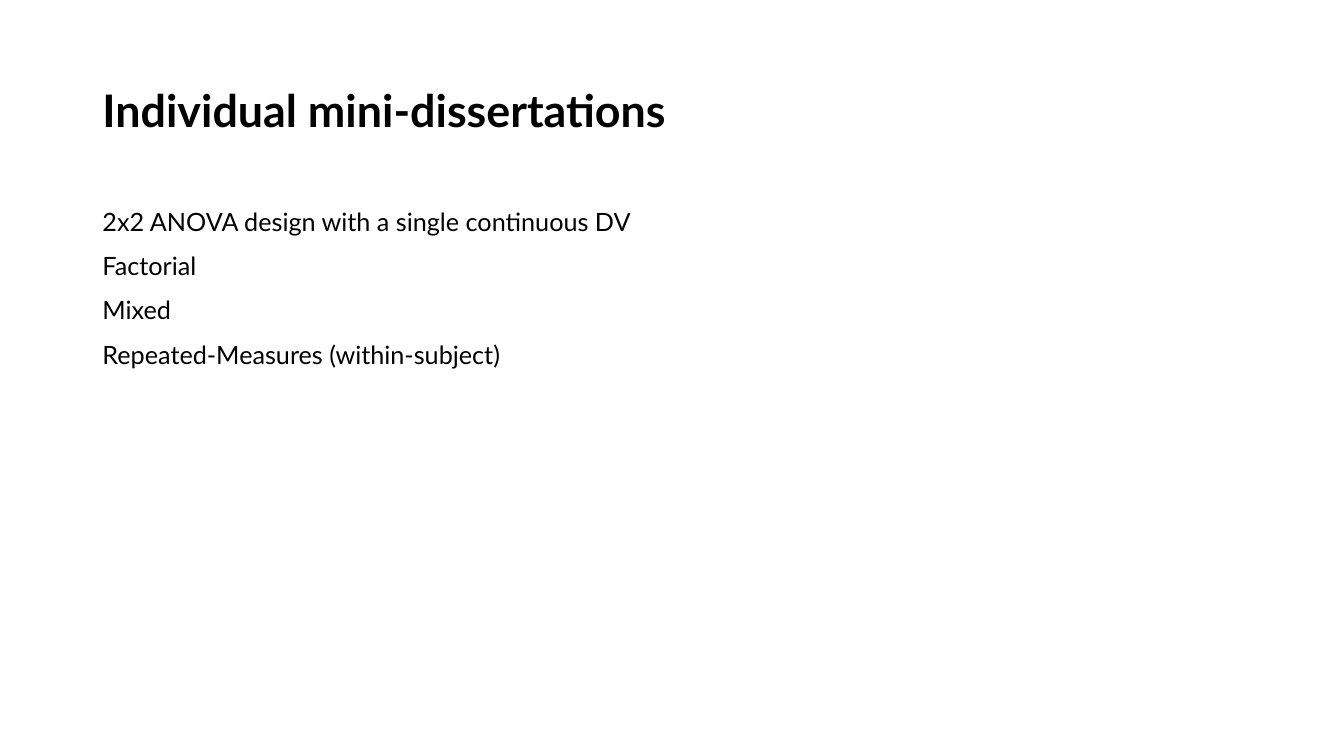
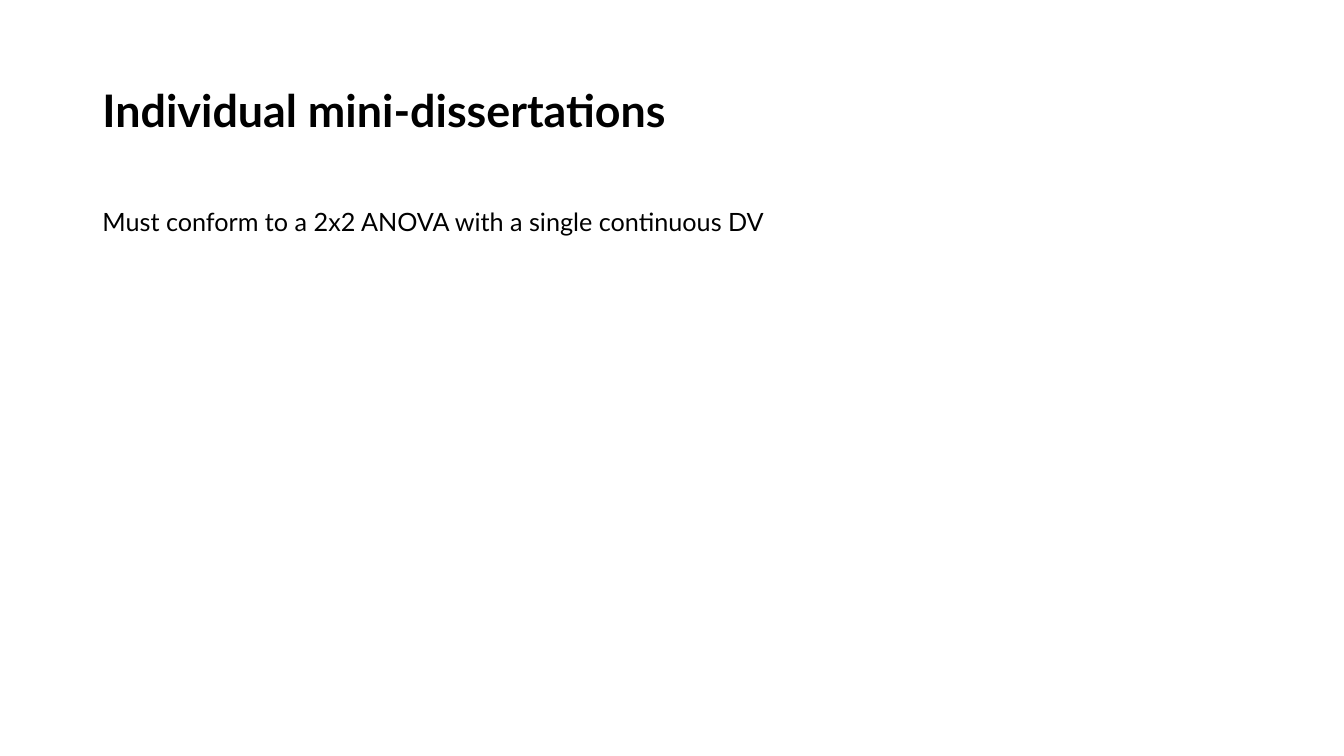
Before and after one commit to LittleMonkeyLab/PS52007Dslides, a slide deck: slide 3 of _site/labs/Lab04/Lab04.pptx. Drawn at 1344x756 pixels with LibreOffice and Linux fonts; fonts in the diff are those of the drawing. Boxes give left, top, right and bottom in pixels: in the first picture for what was removed or moved away, otherwise in the second. Text is boxed around its words. In the diff, an @@ line names an element or a change of style, - is before the commit and + after.

```diff
--- a/_site/labs/Lab04/Lab04.pptx
+++ b/_site/labs/Lab04/Lab04.pptx
@@ text at bbox=[102, 212, 764, 236]: text changed @@
-2x2 ANOVA design with a single continuous DV
-Factorial
-Mixed
-Repeated-Measures (within-subject)
+Must conform to a 2x2 ANOVA with a single continuous DV
```
Also in this commit, not shown: 9 slides added, 33 other files.
